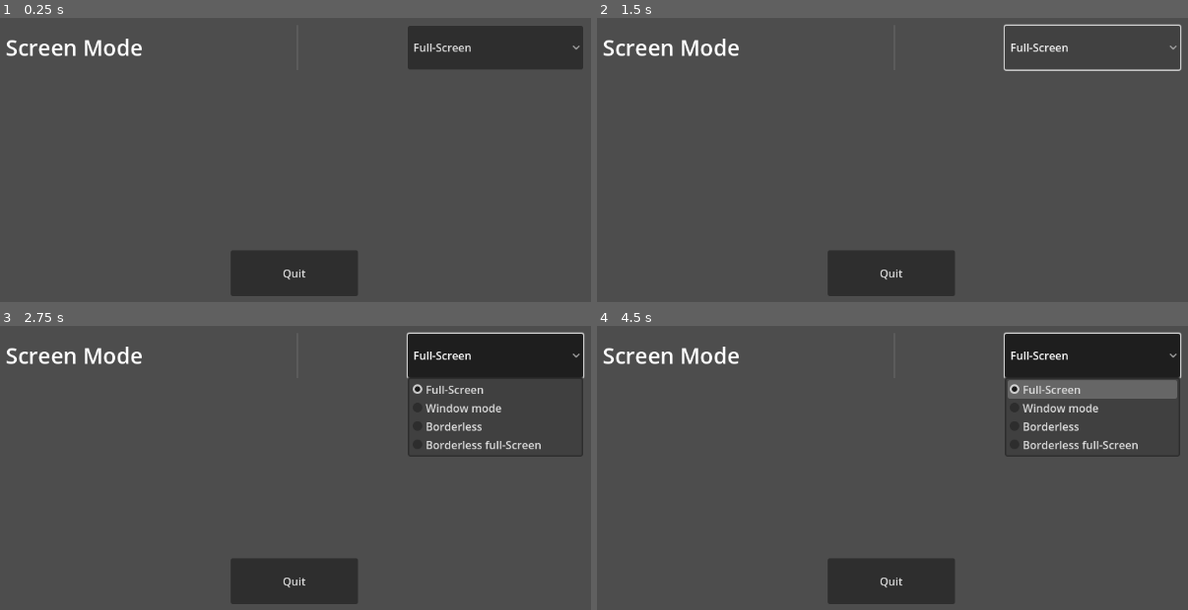
Above: before the commit, frames 1-4 (two rows, left to right).
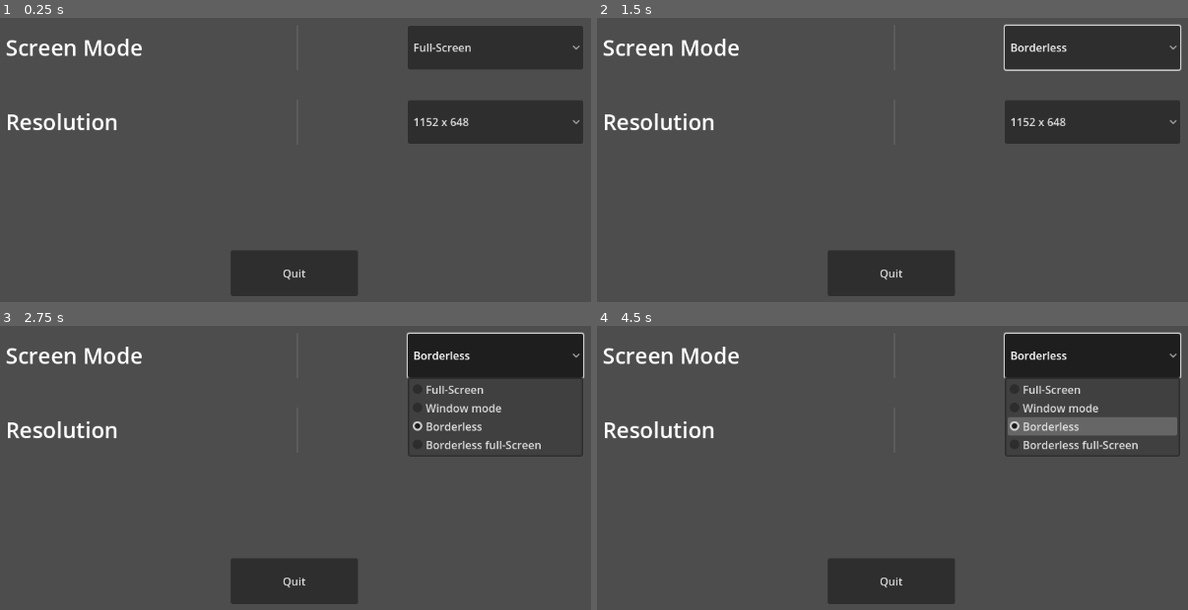
Above: after the commit, the same moments.

Repository: SavaReyr/LiniRPG
Game: Godot game, scene res://scenes/ui/Window_button.tscn
Same seed, same stepped clock (60 frames per second), same inputs: the game is played once before the commit and once after it. This scene is started directly instead of the project's main scene.
Inputs (mouse positions are in pixels of both pictures, inside the frame that each line leads up to):
- Up to frame 1 (0.25 s): no input
- Up to frame 2 (1.5 s): click "Full-Screen" at 0.5 s; click "Full-Screen" (after the commit: "1152 x 648") at 1.25 s
- Up to frame 3 (2.75 s): click "Full-Screen" (after the commit: "Borderless") at 2 s
- Up to frame 4 (4.5 s): tap Enter at 2.75, 4.25 s; move the mouse to (1057, 493) at 2.77 s; hold D (right) 2.78-3.53 s; click (1057, 493) at 2.85 s; tap Space at 3.5 s; move the mouse to (727, 536) at 3.52 s; hold A (left) 3.53-4.28 s; click (727, 536) at 3.6 s; move the mouse to (963, 416) at 4.27 s; hold D (right) from 4.28 s (still down); tap F (interact) at 4.35 s

The runs differ from the first frame. In frame 1, 4.9% of the frame differs, in the area x 1-99%, y 29-45%; in frame 2, 5.1%, in the area x 1-99%, y 8-45%; in frame 3, 0.8%; in frame 4, 4.1%.

Commit message:
27.01 v3

Diff:
--- a/scenes/test_scene.tscn
+++ b/scenes/test_scene.tscn
@@ -3,7 +3,7 @@
 [ext_resource type="PackedScene" uid="uid://b3vxdciu3dyrk" path="res://scenes/characters/main_character.tscn" id="1_a40uw"]
 [ext_resource type="PackedScene" uid="uid://ct87cjrs67r5v" path="res://scenes/components/cumponent.tscn" id="2_h8mvf"]
 [ext_resource type="PackedScene" uid="uid://yjiqvk3ke2nc" path="res://scenes/components/interactive_class.tscn" id="3_6wx6q"]
-[ext_resource type="PackedScene" uid="uid://6ngc6hxprc4r" path="res://scenes/components/diolog.tscn" id="4_jd0lo"]
+[ext_resource type="PackedScene" uid="uid://6ngc6hxprc4r" path="res://scenes/ui/diolog.tscn" id="4_jd0lo"]
 
 [sub_resource type="PhysicsMaterial" id="PhysicsMaterial_8wduo"]
 
--- a/scenes/ui/Window_button.tscn
+++ b/scenes/ui/Window_button.tscn
@@ -1,7 +1,8 @@
-[gd_scene load_steps=3 format=3 uid="uid://d1qo7ajql10xn"]
+[gd_scene load_steps=4 format=3 uid="uid://d1qo7ajql10xn"]
 
-[ext_resource type="PackedScene" path="res://scenes/ui/Settings.tscn" id="1_p2it8"]
+[ext_resource type="PackedScene" uid="uid://dp8d1hsm6cm8w" path="res://scenes/ui/Settings.tscn" id="1_p2it8"]
 [ext_resource type="Script" path="res://scenes/ui/sripts/Window_button.gd" id="2_ikvqy"]
+[ext_resource type="PackedScene" uid="uid://cbenaubucvdpf" path="res://scenes/ui/resolution_mode_button.tscn" id="3_wpu1v"]
 
 [node name="Window_button" instance=ExtResource("1_p2it8")]
 script = ExtResource("2_ikvqy")
@@ -22,4 +23,6 @@
 text = "Quit
 "
 
+[node name="Resolution_Mode_Button" parent="." index="2" instance=ExtResource("3_wpu1v")]
+
 [connection signal="pressed" from="Button" to="." method="_on_button_pressed"]
--- /dev/null
+++ b/scenes/ui/diolog.tscn
@@ -0,0 +1,44 @@
+[gd_scene load_steps=4 format=3 uid="uid://6ngc6hxprc4r"]
+
+[ext_resource type="Script" path="res://scenes/ui/sripts/dialog.gd" id="1_xa5kv"]
+[ext_resource type="Texture2D" uid="uid://c36j7hk1icxmc" path="res://textures/dialog.png" id="2_xkr8q"]
+[ext_resource type="FontFile" uid="uid://bhliwey7oa433" path="res://resources/font/helvetica_regular.otf" id="3_47kjo"]
+
+[node name="dialog" type="CanvasLayer"]
+script = ExtResource("1_xa5kv")
+
+[node name="dialog" type="Control" parent="."]
+visible = false
+layout_mode = 3
+anchors_preset = 15
+anchor_right = 1.0
+anchor_bottom = 1.0
+grow_horizontal = 2
+grow_vertical = 2
+
+[node name="NinePatchRect" type="NinePatchRect" parent="dialog"]
+layout_mode = 1
+anchors_preset = -1
+anchor_top = 0.548
+anchor_right = 1.0
+anchor_bottom = 1.0
+offset_top = -0.104034
+grow_horizontal = 2
+grow_vertical = 2
+texture = ExtResource("2_xkr8q")
+region_rect = Rect2(0.12178, -0.215633, 16.8913, 17.2967)
+patch_margin_left = 4
+patch_margin_top = 4
+patch_margin_right = 4
+patch_margin_bottom = 4
+
+[node name="RichTextLabel" type="RichTextLabel" parent="dialog/NinePatchRect"]
+layout_mode = 0
+offset_left = 7.0
+offset_top = 3.0
+offset_right = 1152.0
+offset_bottom = 293.0
+theme_override_fonts/normal_font = ExtResource("3_47kjo")
+theme_override_font_sizes/normal_font_size = 36
+shortcut_keys_enabled = false
+threaded = true
--- /dev/null
+++ b/scenes/ui/resolution_mode_button.tscn
@@ -0,0 +1,36 @@
+[gd_scene load_steps=2 format=3 uid="uid://cbenaubucvdpf"]
+
+[ext_resource type="Script" path="res://scenes/ui/sripts/Resolution_Mode_Button.gd" id="1_wll1p"]
+
+[node name="Resolution_Mode_Button" type="Control"]
+layout_mode = 3
+anchors_preset = 15
+anchor_right = 1.0
+anchor_bottom = 1.0
+grow_horizontal = 2
+grow_vertical = 2
+script = ExtResource("1_wll1p")
+
+[node name="HBoxContainer2" type="HBoxContainer" parent="."]
+layout_mode = 0
+offset_left = 161.0
+offset_top = 168.0
+offset_right = 1005.0
+offset_bottom = 232.0
+size_flags_horizontal = 4
+size_flags_vertical = 4
+theme_override_constants/separation = 160
+
+[node name="Label" type="Label" parent="HBoxContainer2"]
+custom_minimum_size = Vector2(264, 0)
+layout_mode = 2
+theme_override_font_sizes/font_size = 32
+text = "Resolution
+"
+
+[node name="VSeparator" type="VSeparator" parent="HBoxContainer2"]
+layout_mode = 2
+
+[node name="OptionButton" type="OptionButton" parent="HBoxContainer2"]
+custom_minimum_size = Vector2(256, 64)
+layout_mode = 2
--- /dev/null
+++ b/scenes/ui/sripts/Resolution_Mode_Button.gd
@@ -0,0 +1,20 @@
+extends Control
+
+@onready var option_button = $HBoxContainer2/OptionButton as OptionButton
+
+const RESOLUTION_DICTIONARY : Dictionary = {
+	"1152 x 648" : Vector2i(1152, 648),
+	"1280 x 720" : Vector2i(1280, 720),
+	"1920 x 1080" : Vector2i(1920, 1080)
+}
+
+func _ready():
+	option_button.item_selected.connect(on_resolution_selected)
+	add_resolution_items()
+
+func add_resolution_items() -> void:
+	for resolution_size_text in RESOLUTION_DICTIONARY:
+		option_button.add_item(resolution_size_text)
+
+func on_resolution_selected(index : int) -> void:
+	DisplayServer.window_set_size(RESOLUTION_DICTIONARY.values()[index])
--- /dev/null
+++ b/scenes/ui/sripts/dialog.gd
@@ -0,0 +1,31 @@
+extends CanvasLayer
+
+
+@onready var text = $dialog/NinePatchRect/RichTextLabel
+@onready var dialog_ui = $dialog
+#очередь фраз
+@onready var queue : Array
+#теги для диалога(список фраз нужные для диалога)
+@onready var phrases = {
+	"test": ["_test_", "_test_item_"]
+}
+
+
+func start_dialog(dialog : String):
+	dialog_ui.visible = true
+#	добавление в очередь фразы по тегу
+	queue.assign(phrases[dialog])
+#	Установка первой фразы
+	if queue.size() != 0:
+			text.text = queue[0]
+			queue.erase(text.text)
+
+func _physics_process(delta):
+#	переход на следующую фразу
+	if Input.is_action_just_pressed("click") and dialog_ui.visible:
+		if queue.size() != 0:
+			text.text = queue[0]
+			queue.erase(text.text)
+		else:
+			dialog_ui.visible = false
+			text.text = ""
Binary file added: resources/font/helvetica_regular.otf
Not shown, added: resources/font/helvetica_regular.otf.import
Not shown: 2 places in scenes/characters/main_character.tscn that only renumber resources
